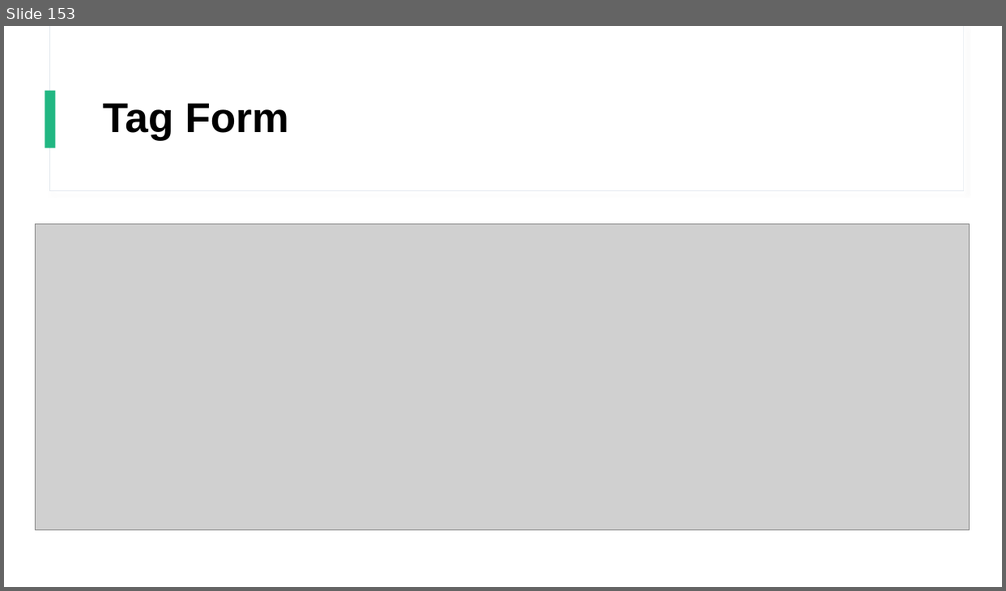
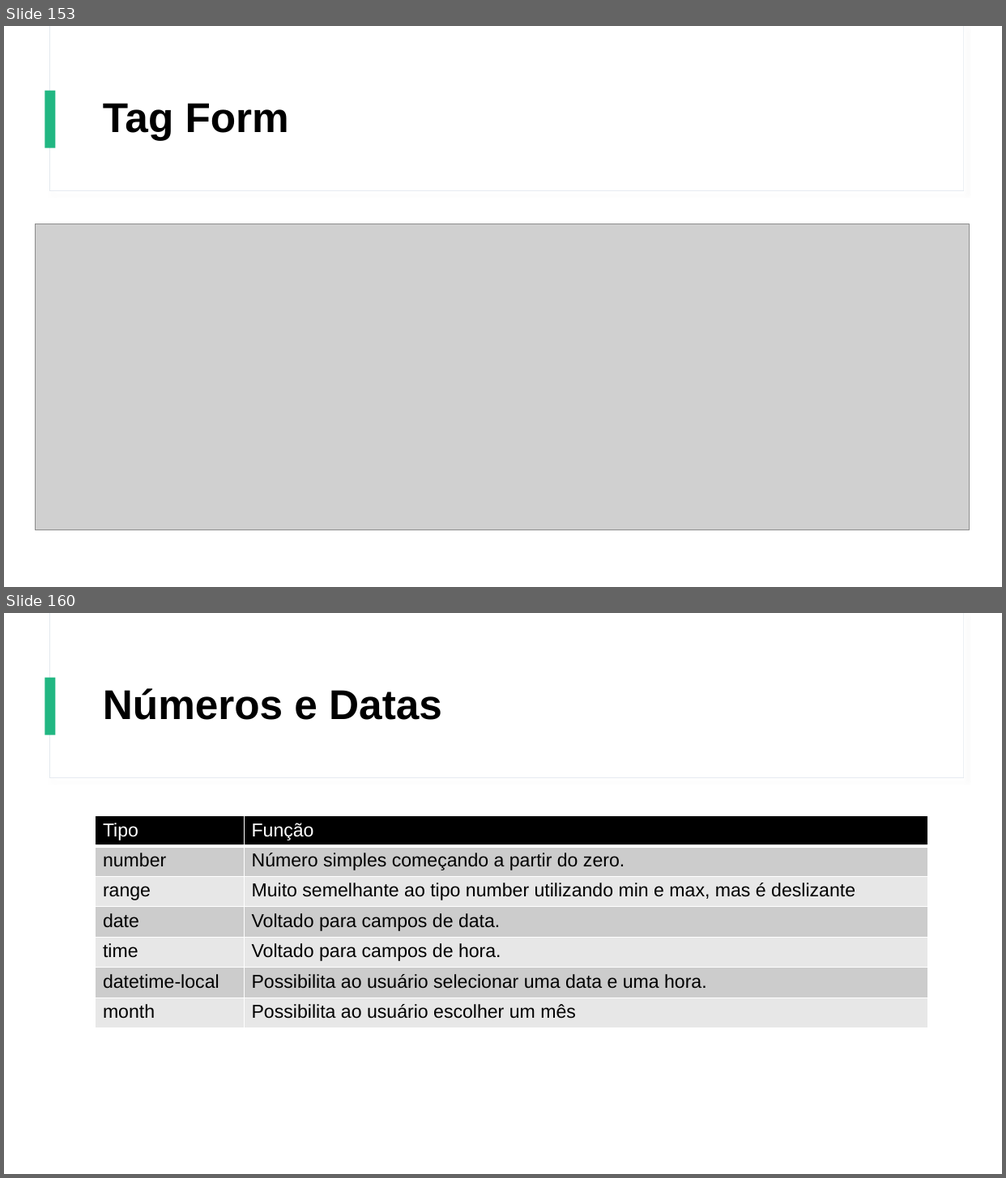
Before and after one commit to Gustavo6401/CursoHTMLCSS, a slide deck: Power Point/Curso de HTML e CSS.pptx. Shown one above the other, each under a label of ours: slide 153 before the commit, slides 153 and 160 after it; the slides between them are not shown. The pictures are 1006x591 and 1006x1178 pixels, drawn with LibreOffice and Linux fonts; fonts in the diff are those of the drawing; grey boxes stand for pictures. Boxes give left, top, right and bottom in pixels: in the first picture for what was removed or moved away, otherwise in the second. Text is boxed around its words. In the diff, an @@ line names an element or a change of style, - is before the commit and + after.

```diff
--- a/Power Point/Curso de HTML e CSS.pptx
+++ b/Power Point/Curso de HTML e CSS.pptx
@@ slide 160 added at box(4, 613, 1002, 1174), background #FFFFFF; not listed: 3 template elements that a slide beside it also shows @@
@@ title added at box(103, 688, 442, 720), 40 pt, text #000000, bold @@
+Números e Datas
@@ table added at box(96, 815, 928, 1029), 7 rows, 2 columns @@
+Tipo | Função
+number | Número simples começando a partir do zero.
+range | Muito semelhante ao tipo number utilizando min e max, mas é deslizante
+date | Voltado para campos de data.
+time | Voltado para campos de hora.
+datetime-local | Possibilita ao usuário selecionar uma data e uma hora.
+month | Possibilita ao usuário escolher um mês
```
Also in this commit, not shown: 8 other slides added, 5 other files.
